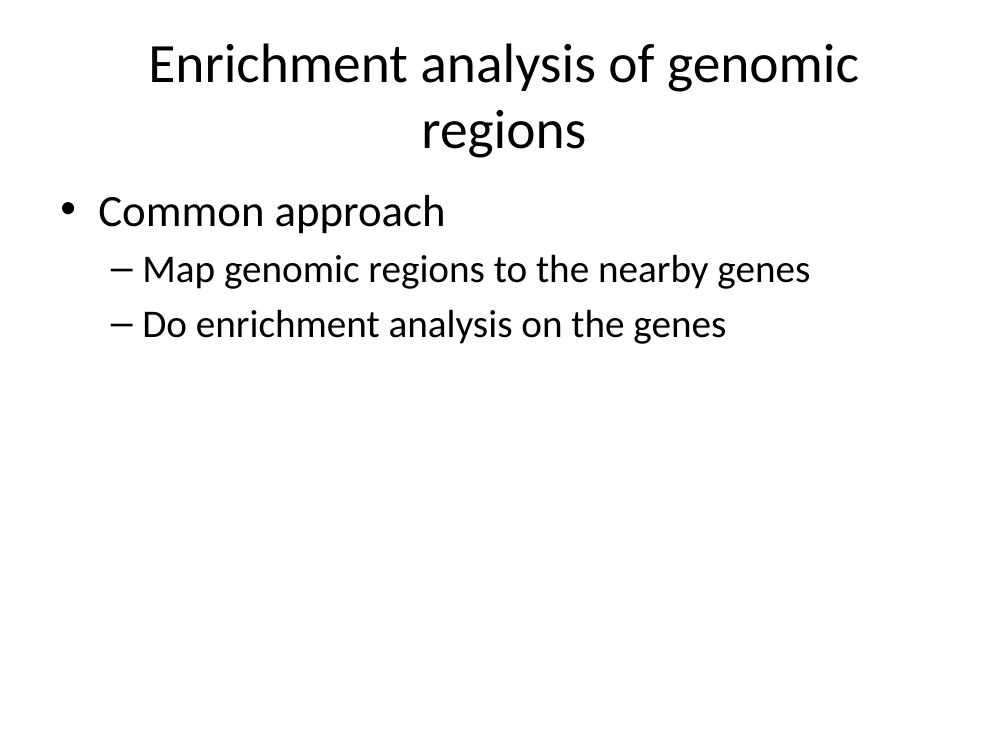
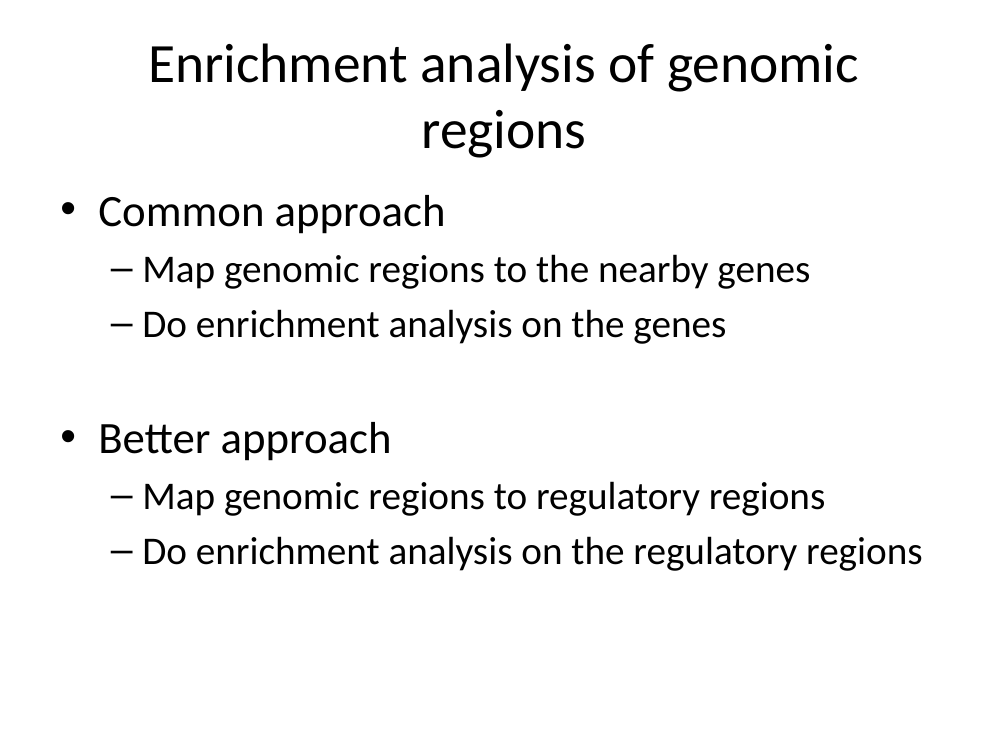
Before and after one commit to mdozmorov/ci-workshop, a slide deck: slide 13 of Slides/Annotation_and_enrichment.pptx (slide 12 before the commit). Drawn at 1008x756 pixels with LibreOffice and Linux fonts; fonts in the diff are those of the drawing. Boxes give left, top, right and bottom in pixels: in the first picture for what was removed or moved away, otherwise in the second. Text is boxed around its words. In the diff, an @@ line names an element or a change of style, - is before the commit and + after.

Commit message:
Major update of the enrichment function

```diff
--- a/Slides/Annotation_and_enrichment.pptx
+++ b/Slides/Annotation_and_enrichment.pptx
@@ text at [98, 422, 922, 571]: paragraphs added @@
+• Better approach
+  – Map genomic regions to regulatory regions
+  – Do enrichment analysis on the regulatory regions
```
Also in this commit, not shown: 1 other slide changed, 1 other file.
